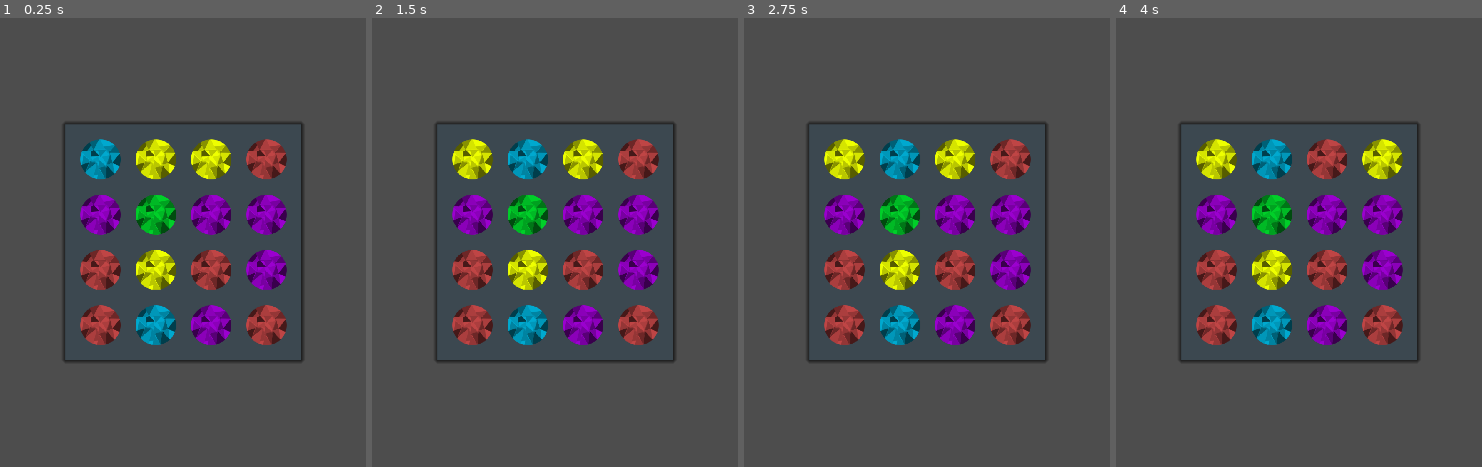
Above: before the commit, frames 1-4 (left to right).
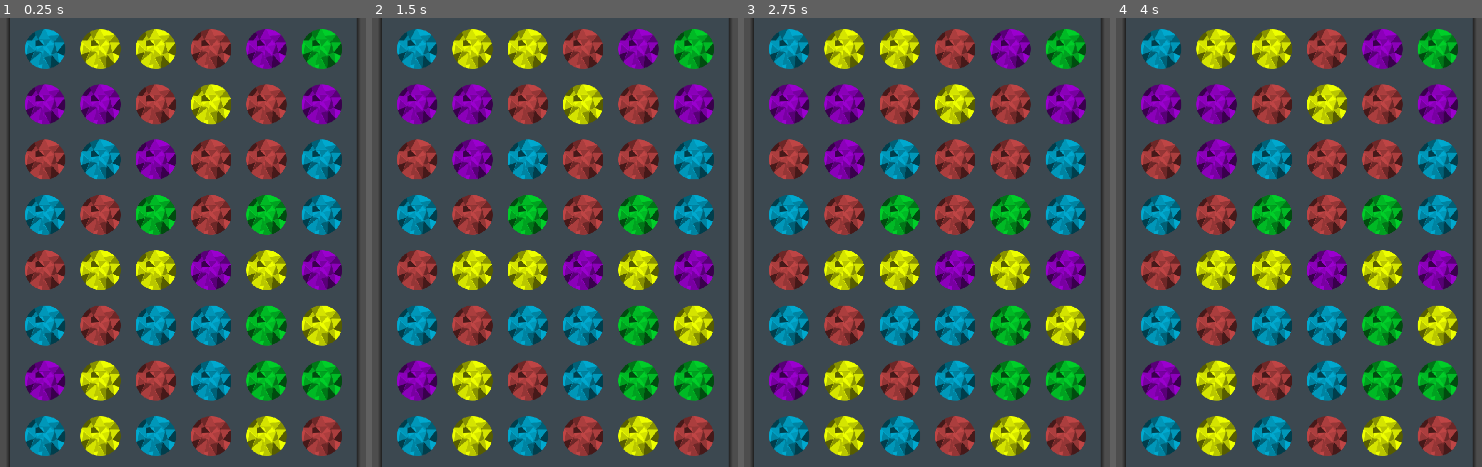
Above: after the commit, the same moments.

Repository: kuma-gee/holo-crush
Game: Godot game, scene res://src/game.tscn
Two runs of this game, one before a commit and one after it. Both use one fixed random seed, a clock stepped at 60 frames per second and the inputs below. The engine's default icon, where the game draws it, is replaced by a stand-in: a white triangle on a blue panel in a dark square.
Inputs (mouse positions are in pixels of both pictures, inside the frame that each line leads up to):
- Up to frame 1 (0.25 s): no input
- Up to frame 2 (1.5 s): tap Enter at 0.5 s; drag from (470, 157) to (635, 143) at 0.52 s; drag from (529, 157) to (514, 332) at 1.27 s
- Up to frame 3 (2.75 s): tap Space at 2 s; move the mouse to (956, 157) at 2.02 s; tap Alt at 2.1 s; click (956, 157) at 2.17 s
- Up to frame 4 (4 s): tap Enter at 2.75 s; drag from (1383, 157) to (outside the picture) at 2.77 s; drag from (1214, 215) to (1339, 242) at 3.52 s

The runs differ from the first frame. In frame 1, 35% of the frame differs, in the area x 2-99%, y 0-100%; in frame 2, 35%; in frame 3, 35%; in frame 4, 35%.

Commit message:
add bomb texture

Diff:
--- a/godot/src/game.tscn
+++ b/godot/src/game.tscn
@@ -53,8 +53,8 @@
 
 [node name="Data" type="Node" parent="."]
 script = ExtResource("4_egjxx")
-width = 4
-height = 4
+width = 6
+height = 8
 debug = true
 
 [node name="Field" type="Node2D" parent="."]
--- a/godot/src/grid/grid_ui.gd
+++ b/godot/src/grid/grid_ui.gd
@@ -227,7 +227,7 @@
 		done[p] = 0
 		if done.size() >= called.size():
 			match_finished.emit()
-			print("Done %s/%s" % [called.size(), done.size()])
+			logger.debug("Done %s/%s" % [called.size(), done.size()])
 
 	logger.debug("Staring match %s - %s" % [matched, special_matches])
 
--- a/godot/src/piece/basic.gd
+++ b/godot/src/piece/basic.gd
@@ -5,11 +5,13 @@
 @export var normal_texture: Texture2D
 @export var row_texture: Texture2D
 @export var col_texture: Texture2D
+@export var bomb_texture: Texture2D
 
 func _to_special(special: MatchGrid.Special):
 	var texture = normal_texture
 	match special:
 		MatchGrid.Special.ROW: texture = row_texture
 		MatchGrid.Special.COL: texture = col_texture
+		MatchGrid.Special.BOMB: texture = bomb_texture
 
 	sprite.texture = texture
--- a/godot/src/piece/basic_blue.tscn
+++ b/godot/src/piece/basic_blue.tscn
@@ -1,16 +1,18 @@
-[gd_scene load_steps=6 format=3 uid="uid://cmwklckfgwegu"]
+[gd_scene load_steps=7 format=3 uid="uid://cmwklckfgwegu"]
 
 [ext_resource type="PackedScene" uid="uid://c0o3d7dki4axs" path="res://src/piece/ina.tscn" id="1_hiotm"]
 [ext_resource type="Script" path="res://src/piece/basic.gd" id="2_1hvhb"]
 [ext_resource type="Texture2D" uid="uid://c3qsswdbyaa8j" path="res://assets/Piece__Basic_Normal.png" id="2_la2jm"]
 [ext_resource type="Texture2D" uid="uid://ctu0lyg156266" path="res://assets/Piece__Basic_Row.png" id="3_6fepw"]
 [ext_resource type="Texture2D" uid="uid://ced26cjexblnh" path="res://assets/Piece__Basic_Col.png" id="4_k8n1j"]
+[ext_resource type="Texture2D" uid="uid://c6vm2u4qhfw8b" path="res://assets/Piece__Basic_Bomb.png" id="6_2wluf"]
 
 [node name="BasicBlue" instance=ExtResource("1_hiotm")]
 script = ExtResource("2_1hvhb")
 normal_texture = ExtResource("2_la2jm")
 row_texture = ExtResource("3_6fepw")
 col_texture = ExtResource("4_k8n1j")
+bomb_texture = ExtResource("6_2wluf")
 
 [node name="Sprite2D" parent="." index="0"]
 modulate = Color(0, 0.662745, 0.811765, 1)
Binary file added: godot/assets/Piece__Basic_Bomb.png
Not shown, added: godot/assets/Piece__Basic_Bomb.png.import
Binary file changed: godot/assets/Piece__Basic_Col.png
Binary file changed: godot/assets/Piece__Basic_Normal.png
Binary file changed: godot/assets/Piece__Basic_Row.png
